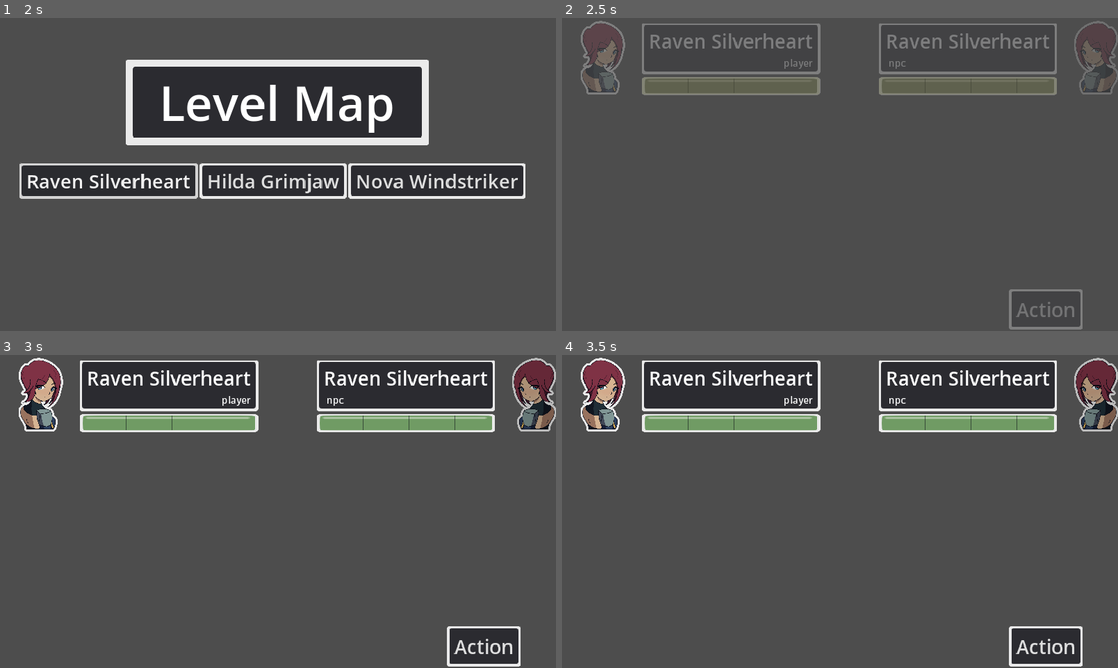
Above: before the commit, frames 1-4 (two rows, left to right).
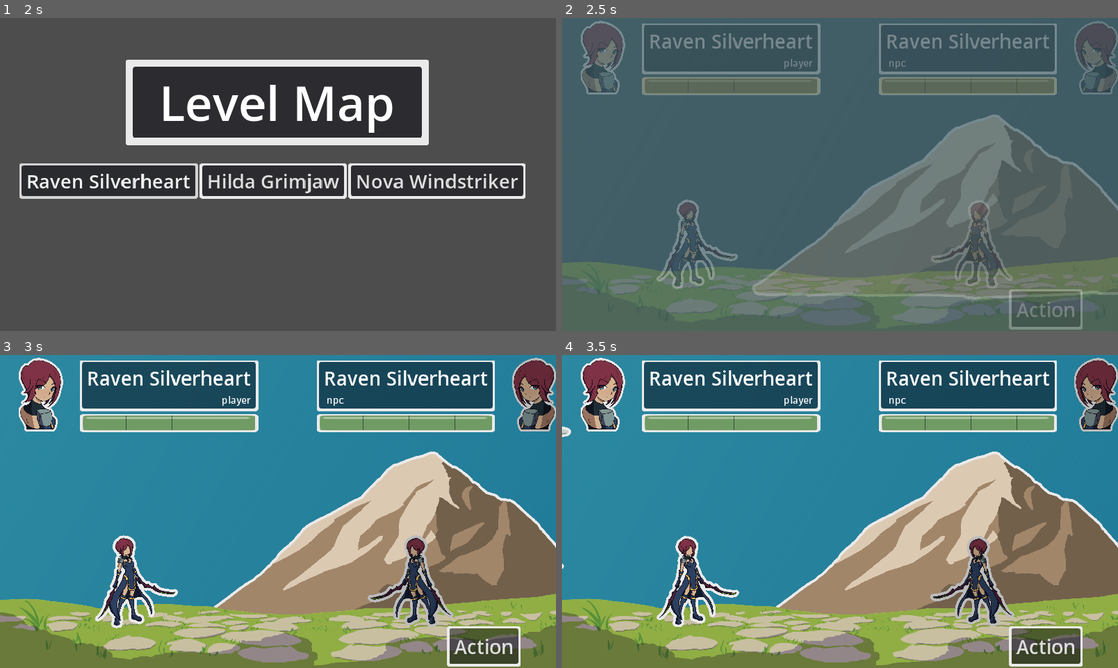
Above: after the commit, the same moments.

Repository: MajorZiploc/sticker_book_moments
Game: Godot game, scene res://scenes/title_scene.tscn
Same seed, same stepped clock (60 frames per second), same inputs: the game is played once before the commit and once after it.
Inputs (mouse positions are in pixels of both pictures, inside the frame that each line leads up to):
- Up to frame 1 (2 s): click "Play" at 0.5 s; click "Raven Silverheart" at 1.25 s
- Up to frame 2 (2.5 s): click (673, 180) at 2 s, where only the run after the commit has a clickable "Raven Silverheart"
- Up to frame 3 (3 s): tap Enter at 2.75 s; move the mouse to (400, 495) at 2.77 s; hold D (right) from 2.78 s (still down); click (400, 495) at 2.85 s
- Up to frame 4 (3.5 s): keep holding D (right)

Frame 1 is identical in both runs. In frame 2, 61% of the frame differs, in the area x 0-100%, y 0-100%; in frame 3, 90%; in frame 4, 90%.

Commit message:
Fix awful bug

Diff:
--- a/scenes/battle_scene.gd
+++ b/scenes/battle_scene.gd
@@ -265,7 +265,7 @@
   if round_happening:
     qte_attempt(event);
     return;
-  visible = SceneHelper.toggle_pause_menu(event, pause_menu);
+  var visible = SceneHelper.toggle_pause_menu(event, pause_menu);
   if visible: return;
 
 func qte_attempt(event: InputEvent):
--- a/scenes/choose_char.gd
+++ b/scenes/choose_char.gd
@@ -10,7 +10,7 @@
   create_char_choices();
 
 func _input(event: InputEvent):
-  visible = SceneHelper.toggle_pause_menu(event, pause_menu);
+  var visible = SceneHelper.toggle_pause_menu(event, pause_menu);
   if visible: return;
 
 func on_char_selected(key: CombatUnitData.Type):
--- a/scenes/level_map.gd
+++ b/scenes/level_map.gd
@@ -10,7 +10,7 @@
   create_char_choices();
 
 func _input(event: InputEvent):
-  visible = SceneHelper.toggle_pause_menu(event, pause_menu);
+  var visible = SceneHelper.toggle_pause_menu(event, pause_menu);
   if visible: return;
 
 func on_char_selected(key: CombatUnitData.Type):
--- a/scenes/title_scene.gd
+++ b/scenes/title_scene.gd
@@ -15,5 +15,5 @@
   OptionsHelper.set_options();
 
 func _input(event: InputEvent):
-  visible = SceneHelper.toggle_pause_menu(event, pause_menu);
+  var visible = SceneHelper.toggle_pause_menu(event, pause_menu);
   if visible: return;
